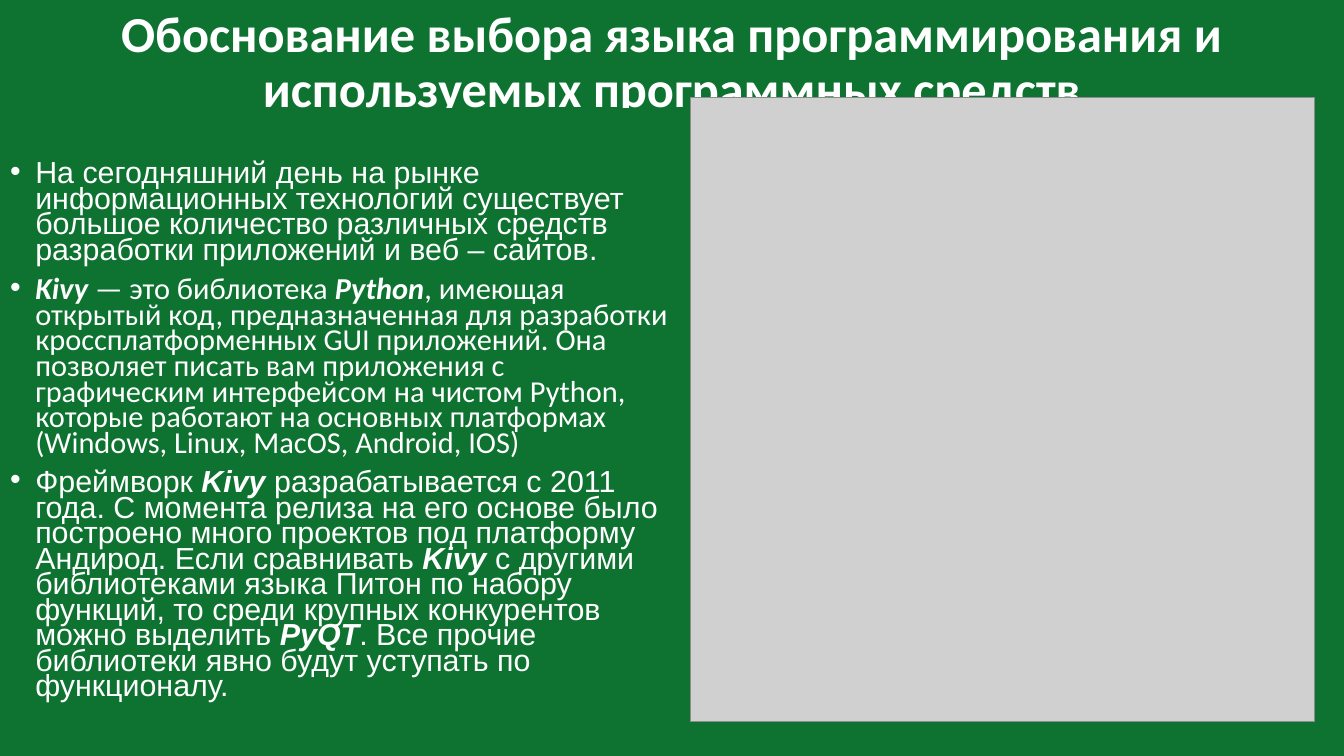
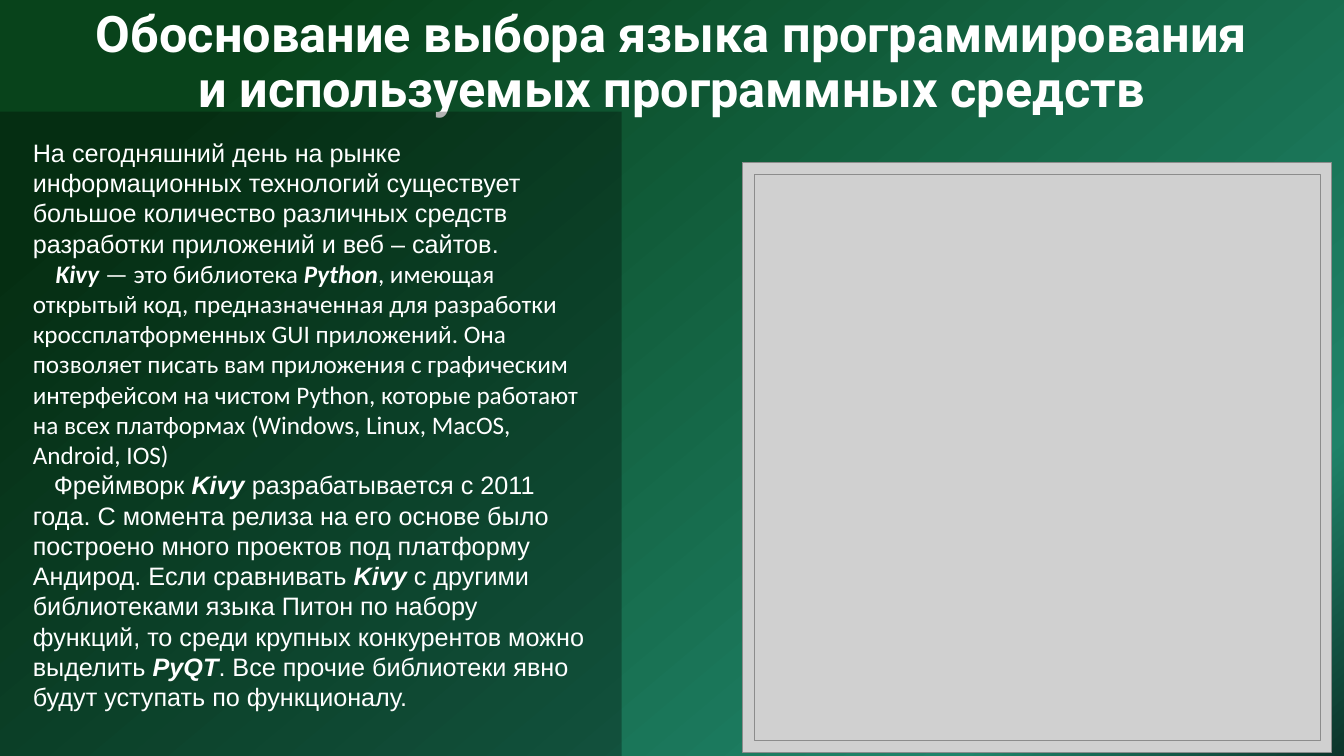
Before and after one commit to voronov-nikita/teplica-predprof, a slide deck: slide 3 of документация и презентация/Автоматизированная система удаленного управления теплицей.pptx. Drawn at 1344x756 pixels with LibreOffice and Linux fonts; fonts in the diff are those of the drawing; grey boxes stand for pictures. Boxes give left, top, right and bottom in pixels: in the first picture for what was removed or moved away, otherwise in the second. Text is boxed around its words. In the diff, an @@ line names an element or a change of style, - is before the commit and + after.

```diff
--- a/документация и презентация/Автоматизированная система удаленного управления теплицей.pptx
+++ b/документация и презентация/Автоматизированная система удаленного управления теплицей.pptx
@@ background #0E7330 to gradient #08431B to #1F8369 to #0C342A @@
@@ title "Обоснование выбора языка программирования и ..." at <box>96,13,1246,118</box>: font Calibri to Roboto @@
@@ rectangle added at <box>0,112,622,756</box>, fill #000000 at 30% opacity @@
@@ text "На сегодняшний день на рынке ...": place and size @@
-text "На сегодняшний день на рынке ..." at <box>0,108,691,756</box>
+text "На сегодняшний день на рынке ..." at <box>33,143,584,712</box>
@@ text "На сегодняшний день на рынке ..." at <box>33,143,584,712</box>: fill #0E7330 to none @@
@@ text at <box>33,143,584,712</box>: size 21.7 to 18 pt in "На сегодняшний день на рынке информационных технологий ...", "Фреймворк Kivy разрабатывается с 2011 года. С ..."; bullet • to none; line spacing 0.7 to 1; less space between paragraphs @@
@@ picture: place and size @@
-picture at <box>691,98,1315,722</box>
+picture at <box>743,163,1333,753</box>
@@ picture added at <box>755,174,1321,740</box> @@
@@ text at <box>33,265,578,468</box>: text changed; size 21.7 to 18 pt @@
-• Kivy — это библиотека Python, имеющая открытый код, предназначенная для разработки кроссплатформенных GUI приложений. Она позволяет писать вам приложения с графическим интерфейсом на чистом Python, которые работают на основных платформах (Windows, Linux, MacOS, Android, IOS)
+Kivy — это библиотека Python, имеющая открытый код, предназначенная для разработки кроссплатформенных GUI приложений. Она позволяет писать вам приложения с графическим интерфейсом на чистом Python, которые работают на всех платформах (Windows, Linux, MacOS, Android, IOS)
```
Also in this commit, not shown: 5 other slides changed, 1 slide added.
